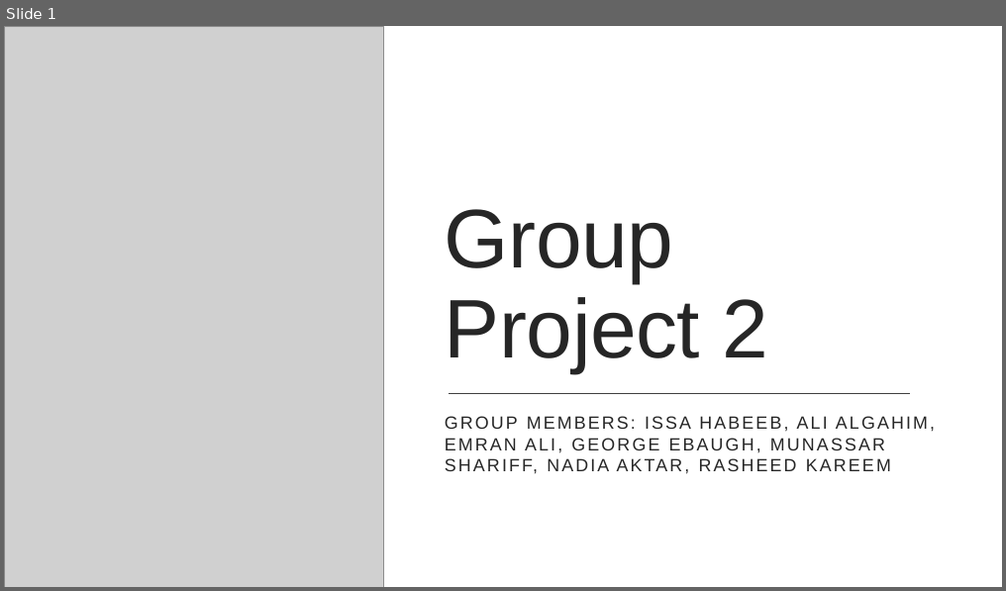
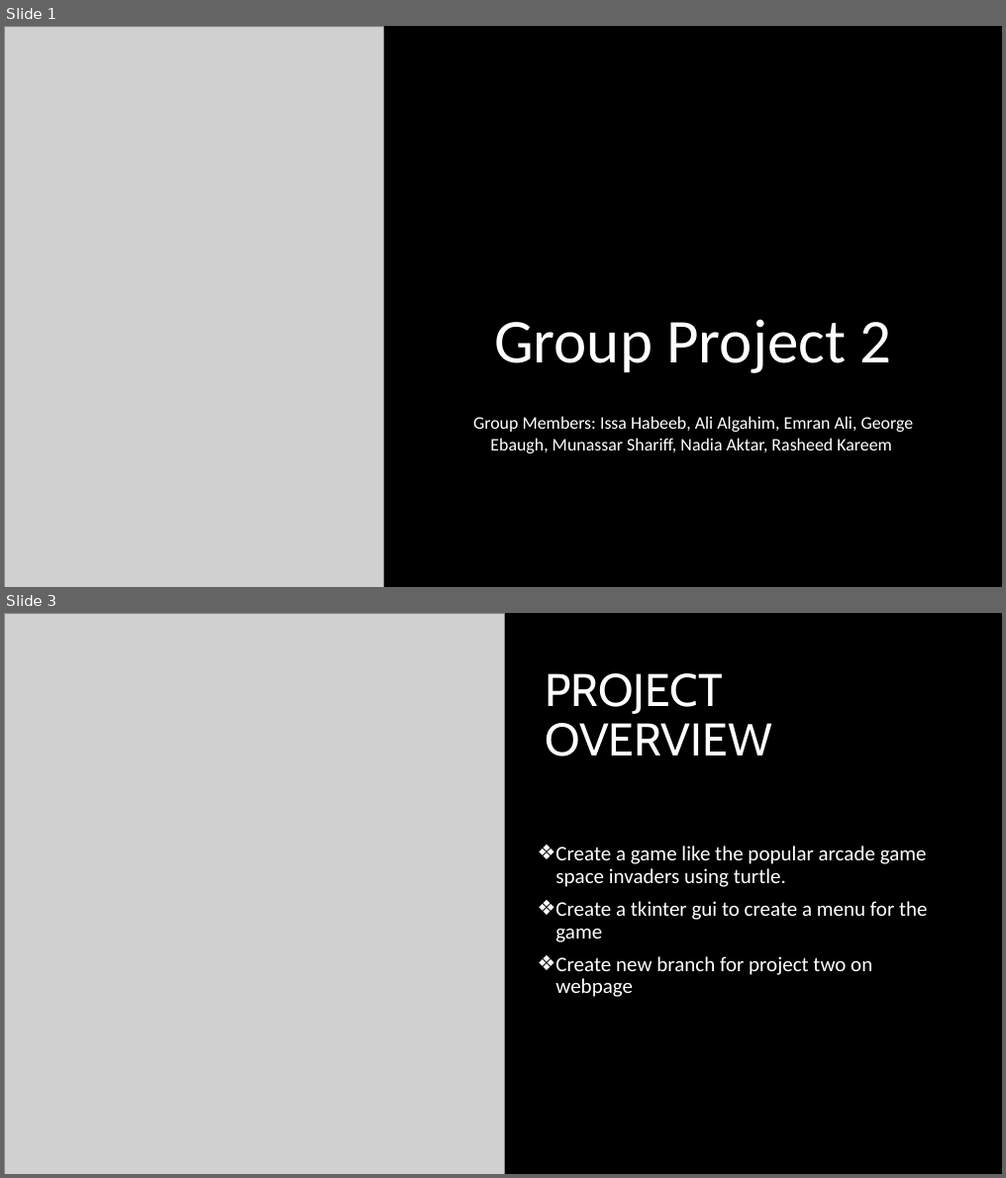
Before and after one commit to GroupCSC4110/Projects, a slide deck: GroupProject2/presentation 2.pptx. Shown one above the other, each under a label of ours: slide 1 before the commit, slides 1 and 3 after it; the slides between them are not shown. The pictures are 1006x591 and 1006x1178 pixels, drawn with LibreOffice and Linux fonts; fonts in the diff are those of the drawing; grey boxes stand for pictures. Boxes give left, top, right and bottom in pixels: in the first picture for what was removed or moved away, otherwise in the second. Text is boxed around its words. In the diff, an @@ line names an element or a change of style, - is before the commit and + after.

```diff
--- a/GroupProject2/presentation 2.pptx
+++ b/GroupProject2/presentation 2.pptx
@@ slide 3 added at [4, 613, 1002, 1174], background #000000 @@
@@ picture added at [4, 613, 505, 1174] @@
@@ title added at [545, 673, 772, 757], 44 pt, text #FFFFFF @@
+PROJECT OVERVIEW
@@ text added at [555, 846, 928, 997], 20 pt, text #FFFFFF @@
+❖ Create a game like the popular arcade game space invaders using turtle.
+❖ Create a tkinter gui to create a menu for the game
+❖ Create new branch for project two on webpage
@@ slide 1 changed as well @@
@@ background #FFFFFF to #000000 @@
@@ rectangle removed at [4, 26, 1002, 587] @@
@@ title "Group Project 2" at [494, 319, 891, 373]: size 80 to 60 pt, font Arial to Calibri, text colour #262626 to #FFFFFF, letter spacing -0.5 to 0 pt; alignment left to centre @@
@@ line removed from (449, 394) to (910, 394) @@
@@ subtitle at [473, 416, 914, 454]: text changed; font Arial to Calibri; text colour #262626 to #FFFFFF @@
-GROUP MEMBERS: ISSA HABEEB, ALI ALGAHIM, EMRAN ALI, GEORGE EBAUGH, MUNASSAR SHARIFF, NADIA AKTAR, RASHEED KAREEM
+Group Members: Issa Habeeb, Ali Algahim, Emran Ali, George Ebaugh, Munassar Shariff, Nadia Aktar, Rasheed Kareem
@@ rectangle removed at [4, 550, 1002, 587] @@
```
Also in this commit, not shown: 6 other slides added, 1 slide removed, 2 other files.
